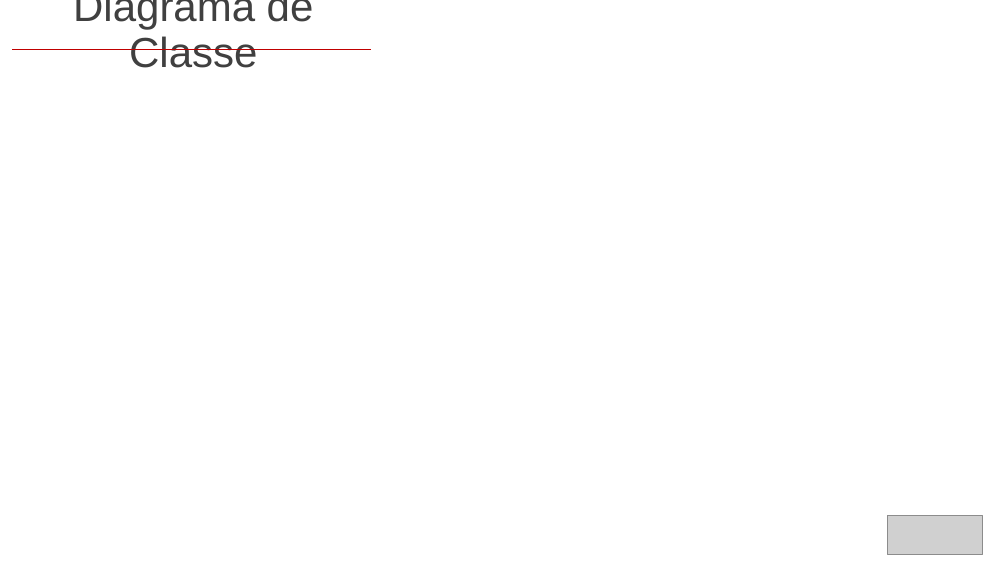
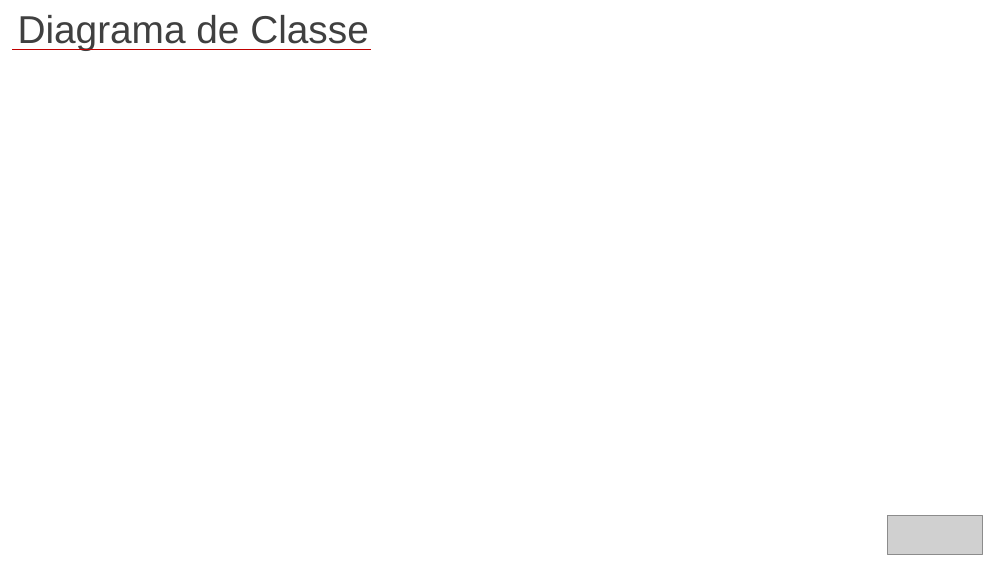
Before and after one commit to BandTec/grupo-07-adsa-20201, a slide deck: slide 10 of Documentação/Slide Final.pptx. Drawn at 1008x567 pixels with LibreOffice and Linux fonts; fonts in the diff are those of the drawing; grey boxes stand for pictures; background and template pictures are left out. Boxes give left, top, right and bottom in pixels: in the first picture for what was removed or moved away, otherwise in the second. Text is boxed around its words. In the diff, an @@ line names an element or a change of style, - is before the commit and + after.

Commit message:
Slide

```diff
--- a/Documentação/Slide Final.pptx
+++ b/Documentação/Slide Final.pptx
@@ text "Diagrama de Classe" at (18,15,369,51): size 40 to 37 pt @@
```
